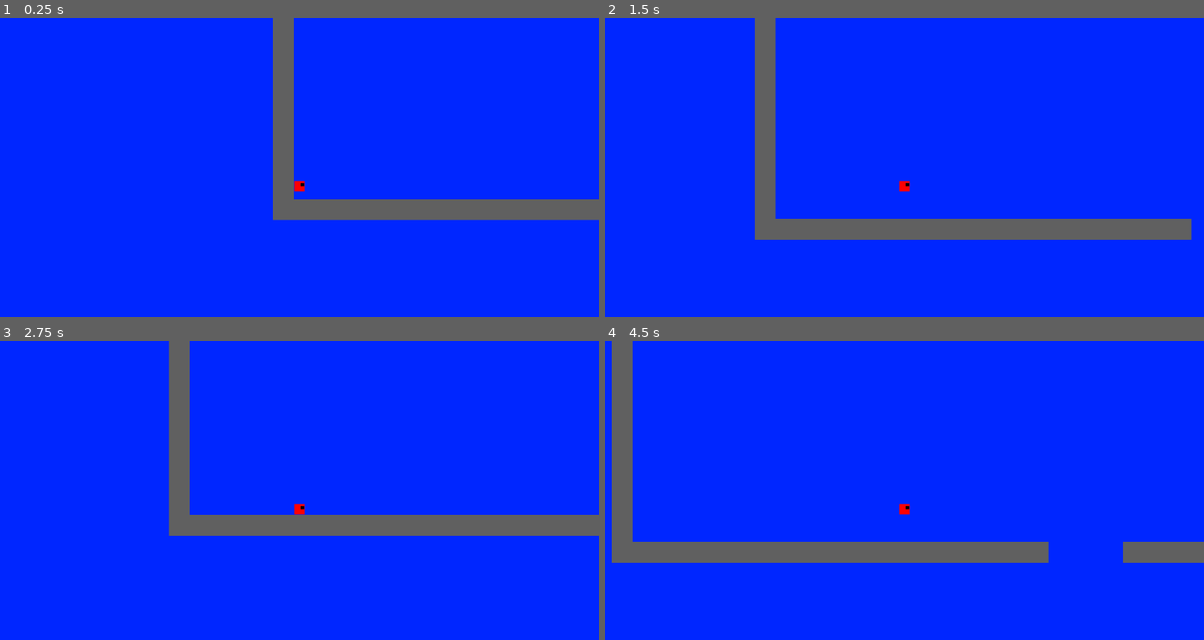
Above: before the commit, frames 1-4 (two rows, left to right).
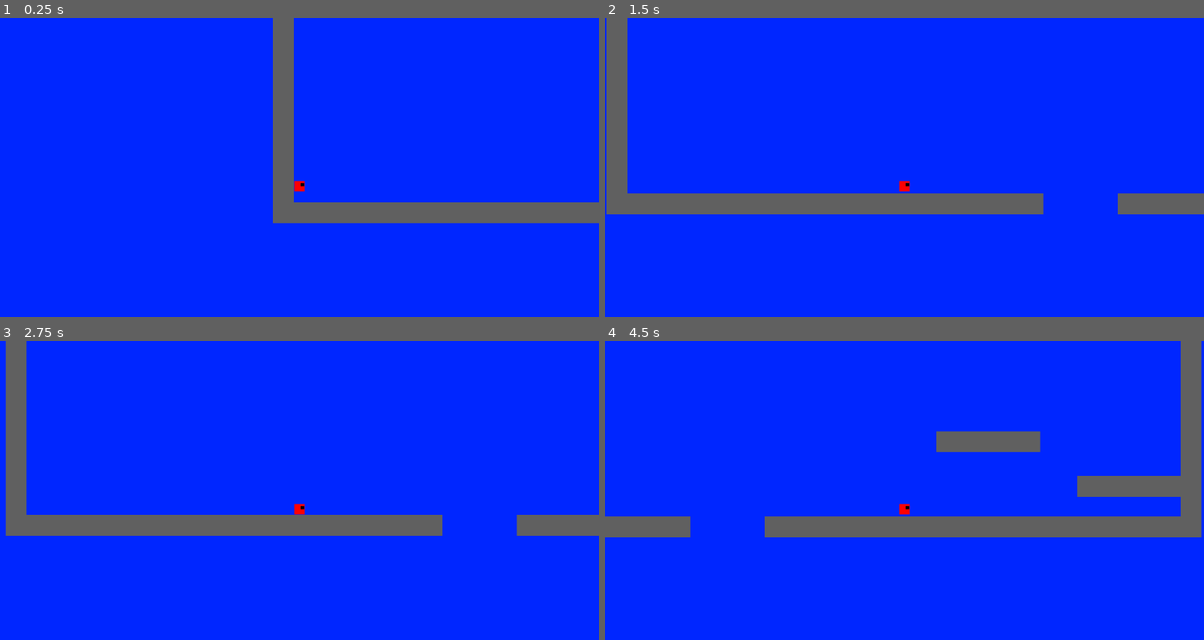
Above: after the commit, the same moments.

Repository: aduImperfect/SquarePlatformer
Game: Godot game, scene res://TSCN/main.tscn
Two runs of this game, one before a commit and one after it. Both use one fixed random seed, a clock stepped at 60 frames per second and the inputs below.
Inputs:
- Up to frame 1 (0.25 s): no input
- Up to frame 2 (1.5 s): tap Enter (ui_accept) at 0.5, 0.6, 0.77, 1.07 s; hold Right (ui_right) from 0.53 s (still down); tap Space at 1.35 s
- Up to frame 3 (2.75 s): tap Enter (ui_accept) at 1.52, 1.55, 1.82, 2.1 s; release Right (ui_right) at 2.03 s; hold Left (ui_left) from 2.03 s (still down)
- Up to frame 4 (4.5 s): release Left (ui_left) at 2.78 s; hold Right (ui_right) 2.78-4.28 s; tap Space at 2.85, 4.35 s; tap Enter (ui_accept) at 3.02, 3.05, 3.32, 3.6, 3.77, 4.07 s; hold Left (ui_left) from 4.28 s (still down)

The runs differ from the first frame. In frame 1, 1.2% of the frame differs, in the area x 45-100%, y 60-69%; in frame 2, 15%; in frame 3, 6.9%; in frame 4, 19%, in the area x 0-100%, y 0-75%.

Commit message:
Wall Jumps!

Diff:
--- a/square-platformer/TSCN/player_input_mgr.gd
+++ b/square-platformer/TSCN/player_input_mgr.gd
@@ -22,6 +22,13 @@
 @export var grounded : bool = true
 
 @export var playerStartPos : Vector2
+@export var SPEED = 300.0
+@export var JUMP_VELOCITY = -400.0
+@export var WALL_SLIDE_SPEED = 100.0
+@export var WALL_JUMP_PUSHBACK = 400.0
+# --- Wall Jump Mechanics ---
+@export var wall_jump_lock_timer = 0.0
+@export var WALL_JUMP_LOCK_TIME = 0.10 # Time in seconds player control is locked
 
 # Called when the node enters the scene tree for the first time.
 func _ready() -> void:
@@ -61,9 +68,38 @@
 
 	_player_death()
 
+
 func _physics_process(_delta: float) -> void:
 	position.x += _delta * horiz_speed
 	position.y -= _delta * up_speed
+
+	if not is_on_floor():
+		velocity.y += gravity * _delta
+
+	if wall_jump_lock_timer > 0:
+		wall_jump_lock_timer -= _delta
+
+	# 1. Handle Wall Sliding
+	if is_on_wall() and not is_on_floor() and velocity.y > 0:
+		velocity.y = min(velocity.y, WALL_SLIDE_SPEED)
+
+	# 2. Handle Jumping
+	if Input.is_action_just_pressed("ui_accept"):
+		if is_on_floor():
+			velocity.y = JUMP_VELOCITY
+		elif is_on_wall() and not is_on_floor():
+			# Wall Jump: Use wall normal to push away
+			velocity.x = get_wall_normal().x * WALL_JUMP_PUSHBACK
+			velocity.y = JUMP_VELOCITY
+			wall_jump_lock_timer = WALL_JUMP_LOCK_TIME
+
+	# 3. Handle Horizontal Movement (with control lock)
+	if wall_jump_lock_timer <= 0:
+		var direction = Input.get_axis("ui_left", "ui_right")
+		velocity.x = direction * SPEED
+	else:
+		# Air control during wall jump lock (optional, keeps inertia)
+		velocity.x = move_toward(velocity.x, 0, 50)
 
 	if not is_on_floor():
 		grounded = false
